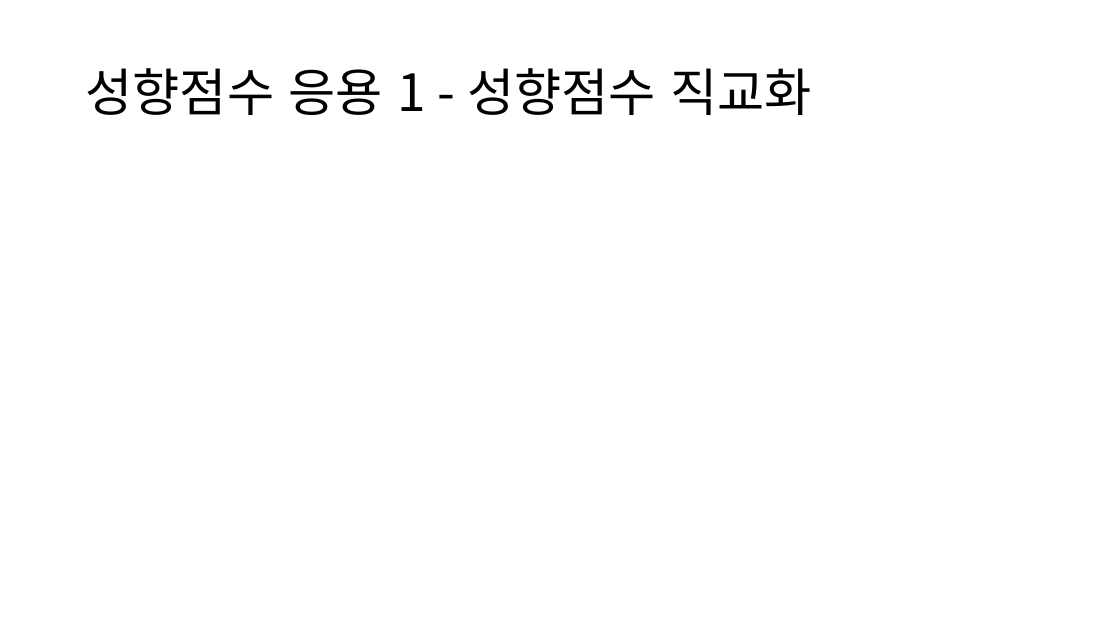
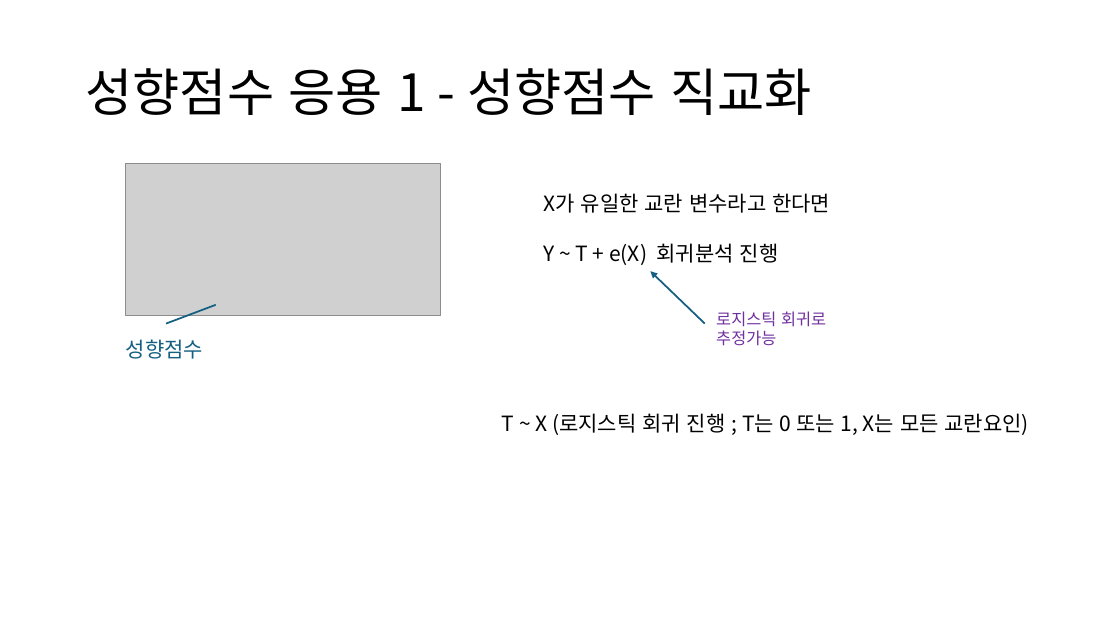
Before and after one commit to Minsoo1036/Causal_Inference_Study, a slide deck: slide 13 of causal_6week.pptx. Drawn at 1120x630 pixels with LibreOffice and Linux fonts; fonts in the diff are those of the drawing; grey boxes stand for pictures. Boxes give left, top, right and bottom in pixels: in the first picture for what was removed or moved away, otherwise in the second. Text is boxed around its words. In the diff, an @@ line names an element or a change of style, - is before the commit and + after.

```diff
--- a/causal_6week.pptx
+++ b/causal_6week.pptx
@@ picture added at (x1=125, y1=164, x2=441, y2=315) @@
@@ text added at (x1=543, y1=193, x2=830, y2=265), 18 pt, text #000000 @@
+X가 유일한 교란 변수라고 한다면
+Y ~ T + e(X) 회귀분석 진행
@@ arrow added from (705, 323) to (650, 271), #156082 1.5 pt @@
@@ line added from (166, 323) to (216, 305), #156082 1.5 pt @@
@@ text added at (x1=716, y1=311, x2=826, y2=346), 14 pt, text #7030A0 @@
+로지스틱 회귀로
+추정가능
@@ text added at (x1=126, y1=339, x2=203, y2=359), 18 pt, text #156082 @@
+성향점수
@@ text added at (x1=502, y1=413, x2=1029, y2=435), 18 pt, text #000000 @@
+T ~ X (로지스틱 회귀 진행 ; T는 0 또는 1, X는 모든 교란요인)
```
Also in this commit, not shown: 2 other slides changed.
